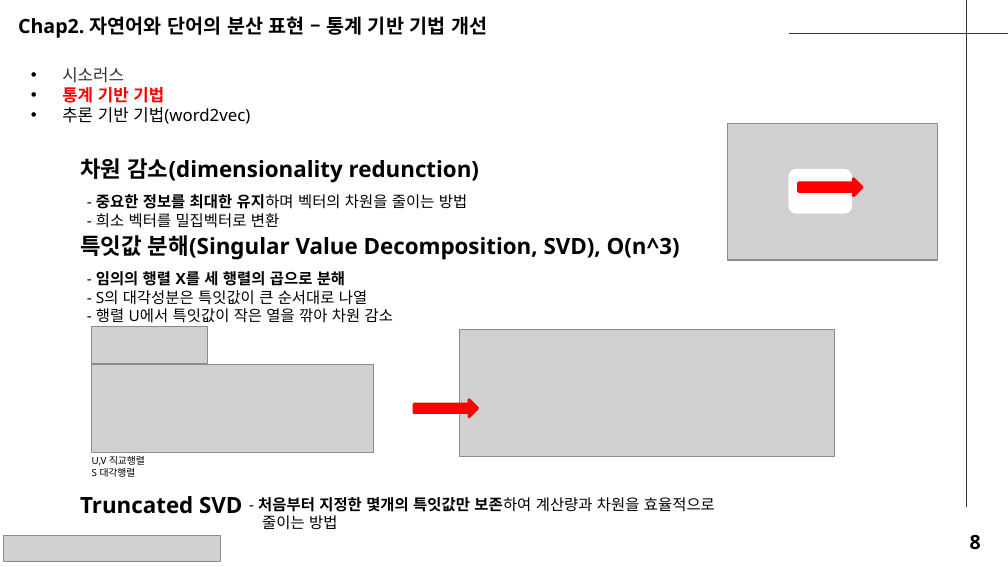
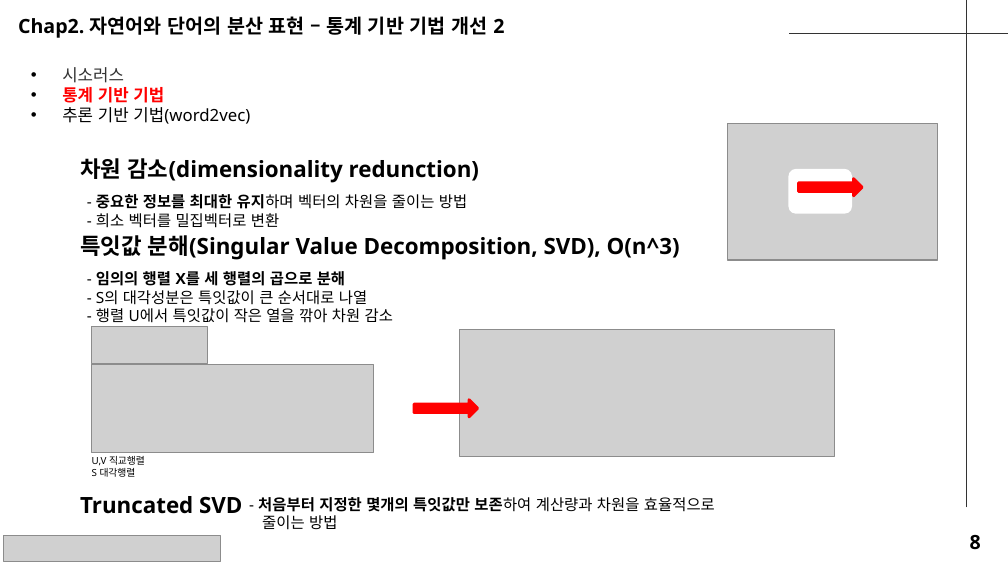
Before and after one commit to seungdeng/Deep-Learning-from-Scratch, a slide deck: slide 8 of study/발표자료/(이승건)250218_밑딥2_chap2-5.pptx. Drawn at 1008x567 pixels with LibreOffice and Linux fonts; fonts in the diff are those of the drawing; grey boxes stand for pictures. Boxes give left, top, right and bottom in pixels: in the first picture for what was removed or moved away, otherwise in the second. Text is boxed around its words. In the diff, an @@ line names an element or a change of style, - is before the commit and + after.

```diff
--- a/study/발표자료/(이승건)250218_밑딥2_chap2-5.pptx
+++ b/study/발표자료/(이승건)250218_밑딥2_chap2-5.pptx
@@ text at (18,16,504,38): text changed @@
-Chap2. 자연어와 단어의 분산 표현 – 통계 기반 기법 개선
+Chap2. 자연어와 단어의 분산 표현 – 통계 기반 기법 개선 2
```
Also in this commit, not shown: 1 other slide changed.
